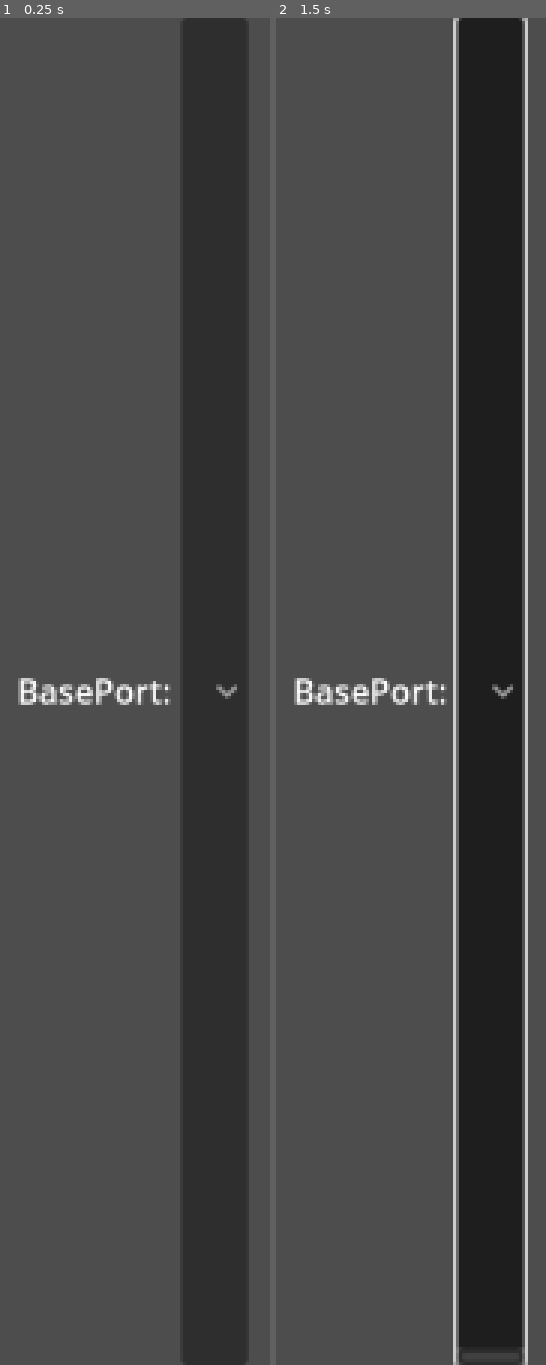
Above: before the commit, frames 1-2 (left to right).
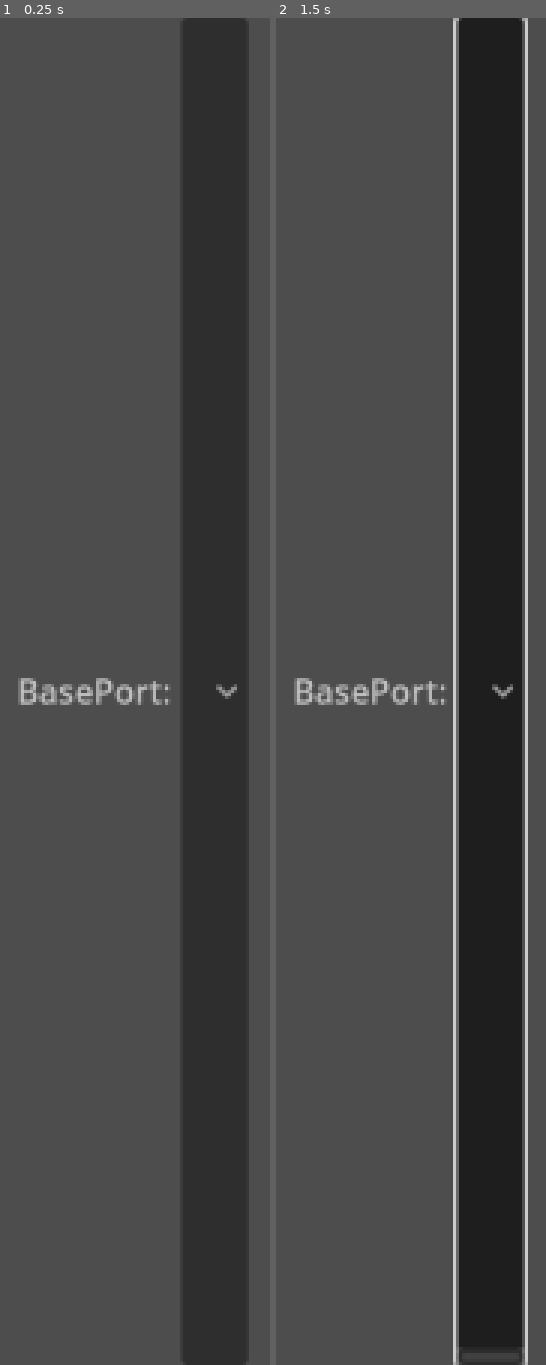
Above: after the commit, the same moments.

Repository: open-source-church/hirondelle-godot
Game: Godot game, scene res://scenes/nodes/ports/base_port.tscn
Same seed, same stepped clock (60 frames per second), same inputs: the game is played once before the commit and once after it. The project has no main scene, so this scene is started directly.
Inputs (mouse positions are in pixels of both pictures, inside the frame that each line leads up to):
- Up to frame 1 (0.25 s): no input
- Up to frame 2 (1.5 s): tap Enter at 0.5 s; move the mouse to (outside the picture) at 0.52 s; click (outside the picture) at 0.67 s; click (489, 691) at 1.25 s

The runs differ from the first frame. In frame 1, 0.5% of the frame differs, in the area x 7-63%, y 48-52%; in frame 2, 0.5%.

Commit message:
Improvements in node system, adds flow functions and trigger by click

Diff:
--- a/scenes/controls/test.tscn
+++ b/scenes/controls/test.tscn
@@ -1,8 +1,19 @@
-[gd_scene load_steps=4 format=3 uid="uid://ify8n5m8sqwh"]
+[gd_scene load_steps=6 format=3 uid="uid://ify8n5m8sqwh"]
 
 [ext_resource type="Script" path="res://scenes/controls/test.gd" id="1_6p6jm"]
 [ext_resource type="Script" path="res://scenes/nodes/graph_edit_test.gd" id="1_s4m1c"]
 [ext_resource type="PackedScene" uid="uid://dmpvvn1io6hex" path="res://scenes/controls/add_node_button.tscn" id="2_jbatr"]
+
+[sub_resource type="Gradient" id="Gradient_qfcjl"]
+colors = PackedColorArray(0, 1, 0, 1, 0, 1, 0, 0)
+
+[sub_resource type="GradientTexture2D" id="GradientTexture2D_xb823"]
+gradient = SubResource("Gradient_qfcjl")
+width = 32
+height = 32
+fill = 1
+fill_from = Vector2(0.5, 0.5)
+fill_to = Vector2(0.5, 1)
 
 [node name="Control" type="Control"]
 layout_mode = 3
@@ -50,10 +61,21 @@
 unique_name_in_owner = true
 layout_mode = 2
 size_flags_vertical = 3
+right_disconnects = true
 minimap_enabled = false
 script = ExtResource("1_s4m1c")
 add_node_button = NodePath("../HBoxContainer/AddNodeButton")
 
+[node name="SelectionRect" type="TextureRect" parent="VBoxContainer/GraphEdit"]
+visible = false
+z_index = -1
+layout_mode = 0
+offset_left = 200.0
+offset_top = 200.0
+offset_right = 232.0
+offset_bottom = 232.0
+texture = SubResource("GradientTexture2D_xb823")
+
 [connection signal="child_entered_tree" from="VBoxContainer/GraphEdit" to="VBoxContainer/GraphEdit" method="on_child_enter_tree"]
 [connection signal="connection_request" from="VBoxContainer/GraphEdit" to="VBoxContainer/GraphEdit" method="_on_connection_request"]
 [connection signal="disconnection_request" from="VBoxContainer/GraphEdit" to="VBoxContainer/GraphEdit" method="_on_disconnection_request"]
--- a/scenes/nodes/base_node.gd
+++ b/scenes/nodes/base_node.gd
@@ -1,5 +1,12 @@
 extends GraphNode
 class_name HBaseNode
+
+## Base class for Hirondelle Nodes.
+## HBaseNodes have:
+## * type
+## * ...
+## * func update: called when on of the input vars change
+## * fun run: called with "flow" node, for main actions
 
 enum { INPUT, OUTPUT, BOTH, NONE }
 
@@ -25,7 +32,6 @@
 #var id : String
 # Use name instead
 
-
 var description := ""
 
 var COMPONENTS := {}
@@ -36,11 +42,12 @@
 
 const BASE_PORT = preload("res://scenes/nodes/ports/base_port.tscn")
 
-# Called when the node enters the scene tree for the first time.
+signal port_clicked(name:String)
+
 func _ready() -> void:
 	setup()
 
-
+## Generate internal nodes and stuff based on COMPONENTS instructions.
 func setup():
 	clear_all_slots()
 
@@ -60,6 +67,8 @@
 		VALS[_name] = slot
 		if c.side in [INPUT, BOTH, NONE]:
 			slot.value_changed.connect(_update, CONNECT_DEFERRED)
+		if c.side in [OUTPUT, BOTH]:
+			slot.value_changed.connect(propagate_value.bind(_name), CONNECT_DEFERRED)
 
 	warning = Label.new()
 	warning.add_theme_color_override("font_color", Color.ORANGE)
@@ -71,9 +80,19 @@
 	add_child(error)
 	error.visible = false
 
+	port_clicked.connect(on_port_clicked)
+
 	update()
 	update_slots()
 
+func on_port_clicked(port_name : String) -> void:
+	var val = VALS[port_name]
+	if val.type == G.graph.TYPES.FLOW and val.side == INPUT:
+		run(port_name)
+	if val.type == G.graph.TYPES.FLOW and val.side == OUTPUT:
+		print("FIXME: run graph from here")
+
+## Turn on and off slots and give them the proper color
 func update_slots() -> void:
 	clear_all_slots()
 	var slot_index := 0
@@ -91,18 +110,27 @@
 
 func _update() -> void:
 	#await get_tree().process_frame
+	#print(Time.get_ticks_msec(), " _UPDATE")
+
 	# Process node values
 	update()
 
 	# If necessary
 	#update_slots()
 
-	# Refresh connections
-	update_connections()
-
-func update_connections() -> void:
-	for c in G.graph.get_full_connections_from_node(name):
-		c.to_port.value = c.from_port.value
+## Subclass
+func update() -> void:
+	pass
+
+
+func propagate_value(_name : String) -> void:
+	var port = get_port_number(_name)
+	for c in G.graph.get_connections_from_node_and_port(name, port):
+		var _c = G.graph.full_connection(c)
+		_c.to_port.value = _c.from_port.value
+
+func run(routine : String) -> void:
+	pass
 
 ## Adapts get_output_port_slot to take into account invisible slots
 func get_output_port(idx : int) -> Node:
@@ -121,6 +149,8 @@
 			k += 1
 	return null
 
+## Return the port number with given name. Useful to create connections.
+## FIXME: might not work on "BOTH" side.
 func get_port_number(name : String) -> int:
 	var _input = 0
 	var _output = 0
@@ -132,8 +162,26 @@
 		if v.side in [OUTPUT, BOTH]: _output += 1
 	return -1
 
-func update() -> void:
-	pass
+## Return the name of the given port.
+## FIXME: might not work on "BOTH" side.
+func get_port_name(side, index : int) -> String:
+	var _input = 0
+	var _output = 0
+	for _name in VALS:
+		var v = VALS[_name]
+		if v.side in [INPUT, BOTH] and side == INPUT and index == _input: return _name
+		if v.side in [OUTPUT, BOTH] and side == OUTPUT and index == _output: return _name
+		if v.side in [INPUT, BOTH]: _input += 1
+		if v.side in [OUTPUT, BOTH]: _output += 1
+	return ""
+
+# Helper functions
+func get_port_position(side, index : int):
+	if side == INPUT: return get_input_port_position(index)
+	if side == OUTPUT: return get_output_port_position(index)
+func get_port_type(side, index : int):
+	if side == INPUT: return get_input_port_type(index)
+	if side == OUTPUT: return get_output_port_type(index)
 
 func _process(_delta: float) -> void:
 	error.visible = error.text != ""
--- a/scenes/nodes/graph_edit_test.gd
+++ b/scenes/nodes/graph_edit_test.gd
@@ -25,6 +25,7 @@
 }
 
 @export var add_node_button : MenuButton
+@onready var selection_rect: TextureRect = $SelectionRect
 
 func _ready() -> void:
 	G.graph = self
@@ -41,6 +42,7 @@
 	var n = get_nodes().filter(func (_n): return _n.type == node.type).size()
 	return "%s-%d" % [node.type, n]
 
+## Returns all nodes in this graph
 func get_nodes() -> Array[HBaseNode]:
 	var r : Array[HBaseNode] = []
 	for c in get_children().filter(func (n): return n is HBaseNode):
@@ -112,6 +114,7 @@
 
 func _on_disconnection_request(from_node: StringName, from_port: int, to_node: StringName, to_port: int) -> void:
 	print("Disconnection request FROM %s at %d TO %s at %d" % [from_node, from_port, to_node, to_port])
+	disconnect_node(from_node, from_port, to_node, to_port)
 
 
 ## Removes all nodes and connections.
@@ -175,3 +178,32 @@
 	if content.has("settings") and content.settings.has("scroll_offset_x"):
 		scroll_offset.x = content.settings.scroll_offset_x
 		scroll_offset.y = content.settings.scroll_offset_y
+
+## Clickable ports
+func _gui_input(event: InputEvent) -> void:
+	if event is InputEventMouseMotion:
+		var hover_port = get_hover_port(event.position)
+		if hover_port:
+			selection_rect.scale = Vector2.ONE * zoom
+			selection_rect.position = -scroll_offset + hover_port.node.position_offset * zoom + hover_port.node.get_port_position(hover_port.side, hover_port.index) * zoom - selection_rect.size / 2 * zoom
+			mouse_default_cursor_shape = Control.CURSOR_CROSS
+		else:
+			mouse_default_cursor_shape = Control.CURSOR_ARROW
+		selection_rect.visible = hover_port != {}
+	if event is InputEventMouseButton:
+		if event.button_index == MOUSE_BUTTON_LEFT and not event.pressed:
+			var hover_port = get_hover_port(event.position)
+			if hover_port:
+				hover_port.node.port_clicked.emit(hover_port.node.get_port_name(hover_port.side, hover_port.index))
+
+## Return a node's port that is hovered by `pos` (global).
+func get_hover_port(pos : Vector2) -> Dictionary:
+	var _pos = (pos + scroll_offset) / zoom
+	for node in get_nodes():
+		for i in node.get_input_port_count():
+			if (node.position_offset + node.get_input_port_position(i) - _pos).length() < 10:
+				return { "node": node, "side": HBaseNode.INPUT, "index": i }
+		for i in node.get_output_port_count():
+			if (node.position_offset + node.get_output_port_position(i) - _pos).length() < 10:
+				return { "node": node, "side": HBaseNode.OUTPUT, "index": i }
+	return {}
--- a/scenes/nodes/node_random_number.gd
+++ b/scenes/nodes/node_random_number.gd
@@ -9,15 +9,20 @@
 	title = _title
 	type = _type
 	COMPONENTS = {
+		"rand": Port.new({
+			"type": G.graph.TYPES.FLOW,
+			"side": INPUT,
+			"description": "Generate random number"
+		}),
 		"min": Port.new({
-			"type": G.graph.TYPES.INT,
-			"default": 0,
+			"type": G.graph.TYPES.FLOAT,
+			"default": 0.0,
 			"side": INPUT,
 			"description": "Minimum value"
 		}),
 		"max": Port.new({
-			"type": G.graph.TYPES.INT,
-			"default": 100,
+			"type": G.graph.TYPES.FLOAT,
+			"default": 100.0,
 			"side": INPUT,
 			"description": "Maximum value"
 		}),
@@ -34,7 +39,11 @@
 		})
 	}
 
+func run(name:String):
+	if name == "rand":
+		var r = randf_range(VALS.min.value, VALS.max.value)
+		if not VALS.float.value: r = floor(r)
+		VALS.r.value = r
+
 func update() -> void:
-	var r = randf_range(VALS.min.value, VALS.max.value)
-	if not VALS.float.value: r = floor(r)
-	VALS.r.value = r
+	pass
--- a/scenes/nodes/ports/base_port.gd
+++ b/scenes/nodes/ports/base_port.gd
@@ -12,6 +12,8 @@
 @onready var option_button: OptionButton = $OptionButton
 @onready var check_button: CheckButton = $CheckButton
 @onready var label: Label = $Label
+@onready var label_flow: Label = $LabelFlow
+@onready var label_flow_2: Label = $LabelFlow2
 
 enum SIDE { INPUT, OUTPUT, BOTH, NONE }
 @export var side : SIDE:
@@ -31,6 +33,9 @@
 		color_picker_button.visible = type == HGraphEdit.TYPES.COLOR
 		option_button.visible = type == HGraphEdit.TYPES.TEXT_LIST
 		check_button.visible = type == HGraphEdit.TYPES.BOOL
+		label.visible = type != HGraphEdit.TYPES.FLOW
+		label_flow.visible = type == HGraphEdit.TYPES.FLOW
+		label_flow_2.visible = type == HGraphEdit.TYPES.FLOW
 
 var description : String:
 	set(val):
@@ -41,6 +46,8 @@
 		color_picker_button.tooltip_text = description
 		option_button.tooltip_text = description
 		check_button.tooltip_text = description
+		label.tooltip_text = description
+		label_flow.tooltip_text = description
 
 signal value_changed
 
@@ -57,6 +64,7 @@
 	, CONNECT_DEFERRED)
 
 	label.text = "%s:" % name
+	label_flow.text = "%s" % name
 
 
 var value: get=_get_value, set=_set_value
--- a/scenes/nodes/ports/base_port.tscn
+++ b/scenes/nodes/ports/base_port.tscn
@@ -21,10 +21,22 @@
 layout_mode = 2
 size_flags_horizontal = 3
 
+[node name="LabelFlow" type="Label" parent="."]
+layout_mode = 2
+text = "Flow"
+
+[node name="LabelFlow2" type="Label" parent="."]
+layout_mode = 2
+theme_override_colors/font_color = Color(0.568973, 0.568973, 0.568973, 1)
+text = "()"
+
 [node name="Label" type="Label" parent="."]
 layout_mode = 2
+theme_override_colors/font_color = Color(0.762404, 0.762404, 0.762404, 1)
+text = "BasePort:"
 
 [node name="SpinBoxInt" type="SpinBox" parent="."]
+visible = false
 layout_mode = 2
 theme_override_icons/updown = SubResource("PlaceholderTexture2D_x4fnf")
 allow_greater = true
@@ -32,6 +44,7 @@
 alignment = 1
 
 [node name="SpinBoxFloat" type="SpinBox" parent="."]
+visible = false
 layout_mode = 2
 theme_override_icons/updown = SubResource("PlaceholderTexture2D_8wxco")
 step = -1.0
@@ -43,15 +56,18 @@
 layout_mode = 2
 
 [node name="CheckButton" type="CheckButton" parent="."]
+visible = false
 layout_mode = 2
 
 [node name="ColorPickerButton" type="ColorPickerButton" parent="."]
+visible = false
 custom_minimum_size = Vector2(32, 0)
 layout_mode = 2
 flat = true
 color = Color(0.501961, 0, 0.501961, 1)
 
 [node name="LineEdit" type="LineEdit" parent="."]
+visible = false
 layout_mode = 2
 
 [node name="RightMargin" type="Control" parent="."]
